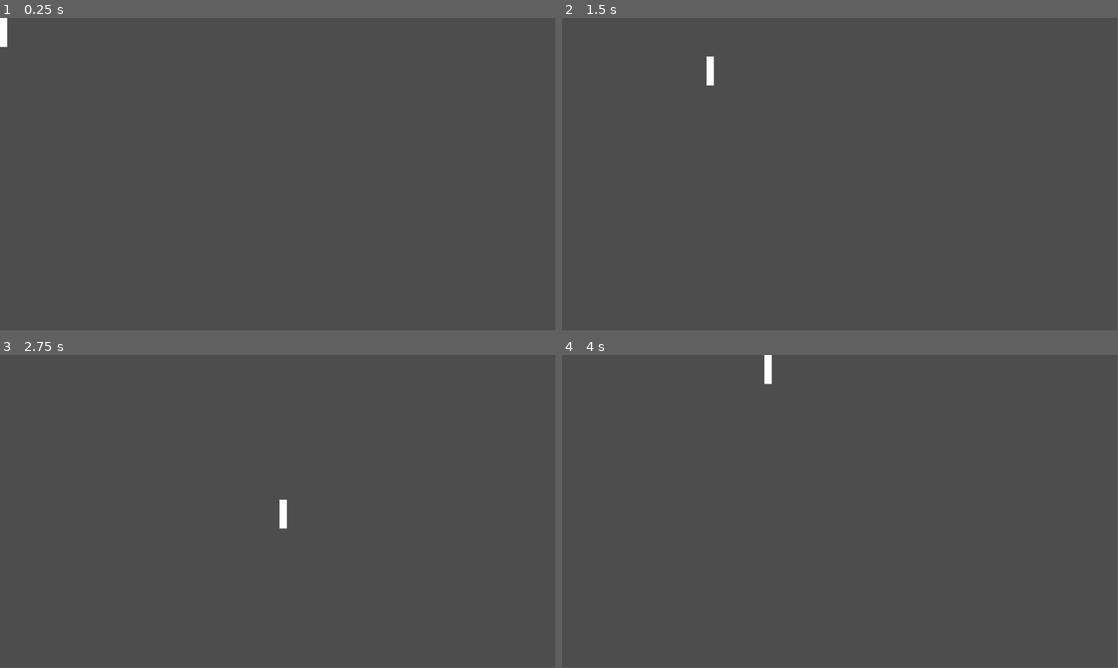
Above: before the commit, frames 1-4 (two rows, left to right).
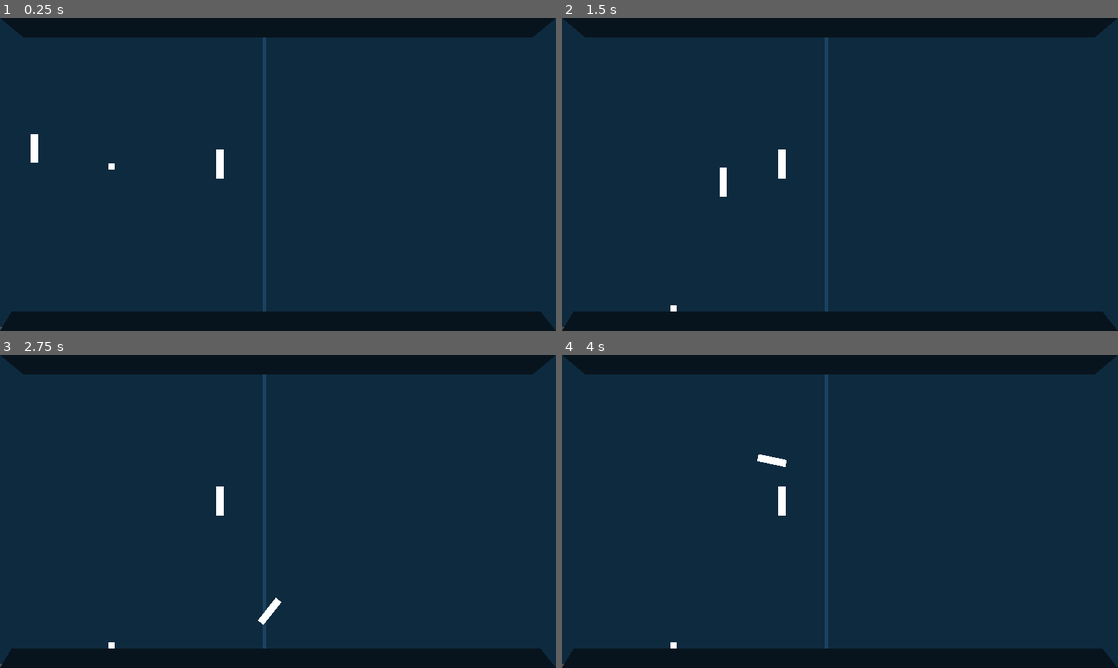
Above: after the commit, the same moments.

Repository: RiannReis/Prongtect
Game: Godot game, scene res://scenes/main.tscn
The game is run twice, just before and just after one commit, with the same random seed, the same clock (stepped at 60 frames per second) and the same inputs. Before the commit the project starts from res://scenes/player.tscn.
Inputs:
- Up to frame 1 (0.25 s): no input
- Up to frame 2 (1.5 s): hold Right (right) 0.53-1.28 s; hold Space (space_bar) 0.53-1.28 s; hold S (down) from 1.28 s (still down); tap Space (space_bar) at 1.35 s
- Up to frame 3 (2.75 s): release S (down) at 2.03 s; hold Right (right) from 2.03 s (still down); hold Space (space_bar) from 2.03 s (still down)
- Up to frame 4 (4 s): release Right (right) at 2.78 s; release Space (space_bar) at 2.78 s; hold W (up) 2.78-3.53 s; tap Space (space_bar) at 2.85 s; hold Left (left) from 3.53 s (still down); hold Space (space_bar) from 3.53 s (still down)
The window is 799x449 before the commit and 800x450 after it. Grey fills any space a smaller window leaves; there, only what the larger window draws over its background counts as a difference.

The runs differ from the first frame. In frame 1, 100% of the frame differs, in the area x 0-100%, y 0-100%; in frame 2, 100%; in frame 3, 100%; in frame 4, 100%.

Commit message:
Implemented basic Collisions, basic Ball and Enemy

Diff:
--- a/project.godot
+++ b/project.godot
@@ -11,9 +11,13 @@
 [application]
 
 config/name="Prongtect"
-run/main_scene="res://scenes/player.tscn"
+run/main_scene="res://scenes/main.tscn"
 config/features=PackedStringArray("4.1", "Mobile")
 config/icon="res://icon.svg"
+
+[display]
+
+window/stretch/mode="canvas_items"
 
 [input]
 
@@ -53,6 +57,10 @@
 2d_physics/layer_2="enemies"
 2d_physics/layer_3="objects"
 2d_physics/layer_4="projectiles"
+2d_physics/layer_5="walls"
+2d_physics/stretch/aspect="keep"
+2d_physics/size/borderless=false
+2d_physics/stretch/mode="canvas_items"
 
 [rendering]
 
--- a/scenes/main.tscn
+++ b/scenes/main.tscn
@@ -1,30 +1,50 @@
-[gd_scene load_steps=2 format=3 uid="uid://vty4kcnla27b"]
+[gd_scene load_steps=4 format=3 uid="uid://vty4kcnla27b"]
 
 [ext_resource type="PackedScene" uid="uid://hh6bgb4gl7k3" path="res://scenes/player.tscn" id="1_ym5oo"]
+[ext_resource type="PackedScene" uid="uid://cmqv3b7hvek0w" path="res://scenes/rect_enemy.tscn" id="2_if3wd"]
+[ext_resource type="PackedScene" uid="uid://c2uvirxow2qmr" path="res://scenes/pong_ball.tscn" id="3_2hpth"]
 
-[node name="Main" type="Node"]
+[node name="Main" type="Node2D"]
 
-[node name="ColorRect" type="ColorRect" parent="."]
-anchors_preset = 15
-anchor_right = 1.0
-anchor_bottom = 1.0
-grow_horizontal = 2
-grow_vertical = 2
+[node name="Floor" type="Polygon2D" parent="."]
+scale = Vector2(0.986395, 1)
 color = Color(0.0588235, 0.164706, 0.247059, 1)
+polygon = PackedVector2Array(0, 0, 0, 640, 1167.89, 648, 1168, 0)
 
-[node name="Polygon2D" type="Polygon2D" parent="."]
+[node name="TopBar" type="StaticBody2D" parent="."]
+collision_layer = 16
+collision_mask = 15
+
+[node name="CollisionPolygon2D" type="CollisionPolygon2D" parent="TopBar"]
+polygon = PackedVector2Array(0, 0, 48, 40, 1104, 40, 1152, 0)
+
+[node name="Polygon2D" type="Polygon2D" parent="TopBar"]
 color = Color(0.0313726, 0.0784314, 0.117647, 1)
-polygon = PackedVector2Array(0, 0, 1152, 0, 1128, 39, 28, 39)
+polygon = PackedVector2Array(0, 0, 48, 40, 1104, 40, 1152, 0)
 
-[node name="Polygon2D2" type="Polygon2D" parent="."]
+[node name="BottomBar" type="StaticBody2D" parent="."]
+collision_layer = 16
+collision_mask = 15
+
+[node name="CollisionPolygon2D" type="CollisionPolygon2D" parent="BottomBar"]
+position = Vector2(583.5, 630.5)
+polygon = PackedVector2Array(-583.5, 17.5, -559.5, -22.5, 536.5, -22.5, 568.5, 17.5)
+
+[node name="Polygon2D" type="Polygon2D" parent="BottomBar"]
 position = Vector2(1152, 649)
-rotation = 3.14159
+rotation = -3.14159
 color = Color(0.0313726, 0.0784314, 0.117647, 1)
-polygon = PackedVector2Array(0, 1, 1152, 0.999878, 1128, 39, 28, 39)
+polygon = PackedVector2Array(0, 1, 1152, 0.999878, 1128, 40.9999, 32, 41)
 
 [node name="Polygon2D3" type="Polygon2D" parent="."]
 color = Color(0.109804, 0.262745, 0.380392, 1)
 polygon = PackedVector2Array(544, 40, 544, 608, 552, 608, 552, 40)
 
+[node name="RectEnemy" parent="." instance=ExtResource("2_if3wd")]
+position = Vector2(448, 272)
+
 [node name="Player" parent="." instance=ExtResource("1_ym5oo")]
-position = Vector2(41, 257)
+position = Vector2(64, 240)
+
+[node name="PongBall" parent="." instance=ExtResource("3_2hpth")]
+position = Vector2(224, 272)
--- a/scenes/player.tscn
+++ b/scenes/player.tscn
@@ -6,7 +6,7 @@
 size = Vector2(15, 60)
 
 [node name="Player" type="CharacterBody2D"]
-collision_mask = 15
+collision_mask = 30
 script = ExtResource("1_hluev")
 
 [node name="CollisionShape2D" type="CollisionShape2D" parent="."]
--- /dev/null
+++ b/scenes/pong_ball.tscn
@@ -0,0 +1,12 @@
+[gd_scene format=3 uid="uid://c2uvirxow2qmr"]
+
+[node name="PongBall" type="RigidBody2D"]
+collision_layer = 4
+collision_mask = 19
+
+[node name="CollisionPolygon2D" type="CollisionPolygon2D" parent="."]
+polygon = PackedVector2Array(0, 0, 13, 0, 13, 13, 0, 13)
+
+[node name="Polygon2D" type="Polygon2D" parent="."]
+scale = Vector2(15, 15)
+polygon = PackedVector2Array(0, 0, 0.866667, 0, 0.866667, 0.866667, 0, 0.866667)
--- /dev/null
+++ b/scenes/rect_enemy.tscn
@@ -0,0 +1,19 @@
+[gd_scene load_steps=3 format=3 uid="uid://cmqv3b7hvek0w"]
+
+[ext_resource type="Script" path="res://scripts/rect_enemy.gd" id="1_1i7q2"]
+
+[sub_resource type="RectangleShape2D" id="RectangleShape2D_8vpi5"]
+size = Vector2(15, 60)
+
+[node name="RectEnemy" type="CharacterBody2D"]
+collision_layer = 2
+collision_mask = 31
+script = ExtResource("1_1i7q2")
+
+[node name="CollisionShape2D" type="CollisionShape2D" parent="."]
+position = Vector2(7.5, 30)
+shape = SubResource("RectangleShape2D_8vpi5")
+
+[node name="Polygon2D" type="Polygon2D" parent="."]
+scale = Vector2(15, 15)
+polygon = PackedVector2Array(0, 0, 1, 0, 1, 4, 0, 4)
--- a/scripts/player.gd
+++ b/scripts/player.gd
@@ -1,7 +1,16 @@
 extends CharacterBody2D
 
-@export var speed: int = 400
+@export var speed: int = 350
 
-func _process(delta):
+
+
+func _physics_process(delta):
 	var direction = Input.get_vector("left", "right", "up", "down")
-	position += direction * speed * delta
+	velocity = direction * speed
+	move_and_slide()
+
+	if Input.is_action_pressed("space_bar"):
+		rotation += 360 * delta
+
+	if Input.is_action_just_released("space_bar"):
+		rotation = 0
--- /dev/null
+++ b/scripts/rect_enemy.gd
@@ -0,0 +1,10 @@
+extends CharacterBody2D
+
+@export var speed: int = 400
+
+var direction_up = Vector2.UP
+var direction_down = Vector2.DOWN
+
+
+func _process(delta):
+	pass
